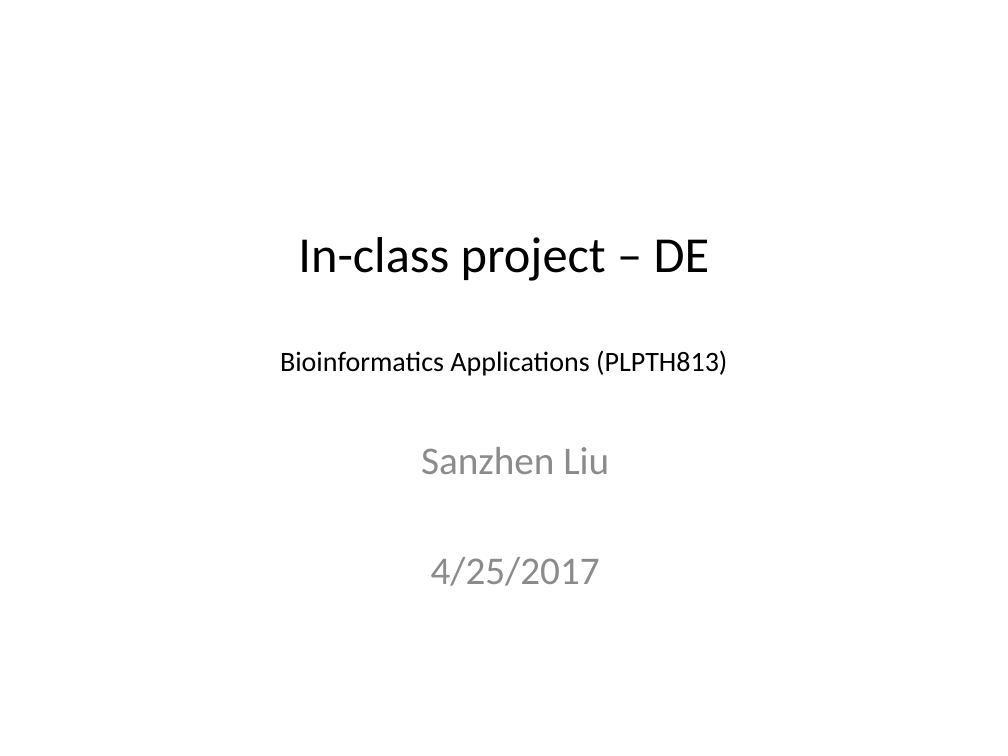
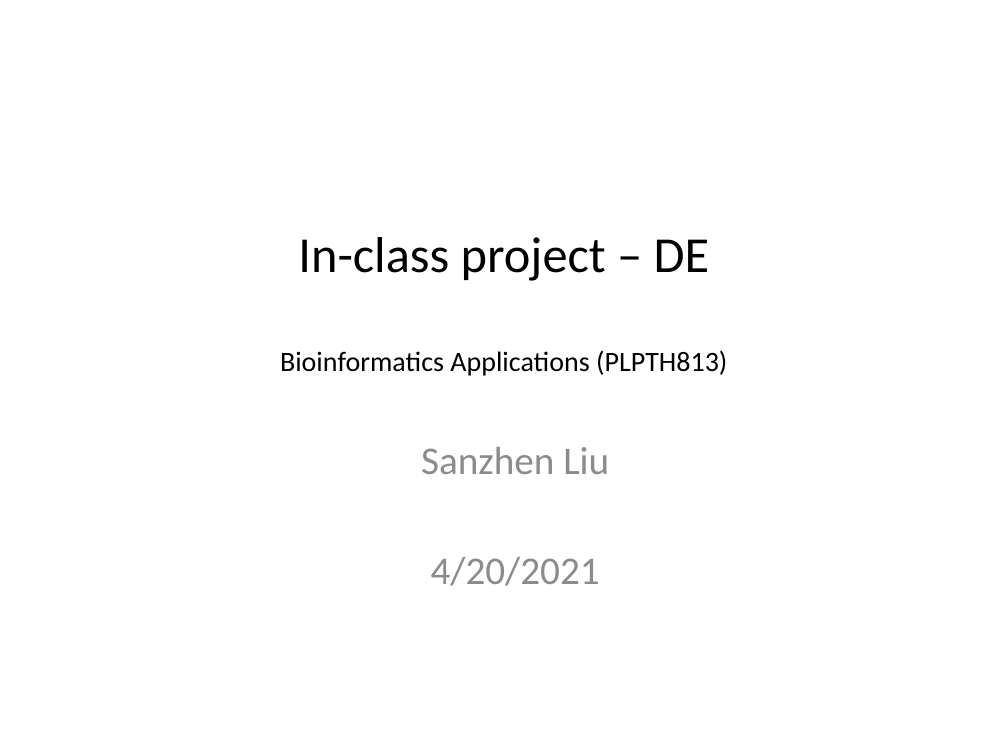
Before and after one commit to liu3zhenlab/teaching, a slide deck: slide 1 of PLPTH813Bioinformatis/2021/inclassProjects/lecture02_in-class-project/RNA-Seq/in-class.project_DE.pptx. Drawn at 1008x756 pixels with LibreOffice and Linux fonts; fonts in the diff are those of the drawing. Boxes give left, top, right and bottom in pixels: in the first picture for what was removed or moved away, otherwise in the second. Text is boxed around its words. In the diff, an @@ line names an element or a change of style, - is before the commit and + after.

```diff
--- a/PLPTH813Bioinformatis/2021/inclassProjects/lecture02_in-class-project/RNA-Seq/in-class.project_DE.pptx
+++ b/PLPTH813Bioinformatis/2021/inclassProjects/lecture02_in-class-project/RNA-Seq/in-class.project_DE.pptx
@@ subtitle at (431, 557, 600, 586): text changed @@
-4/25/2017
+4/20/2021
```
Also in this commit, not shown: 14 other slides changed, 4 slides added, 2 slides removed, 19 other files.
